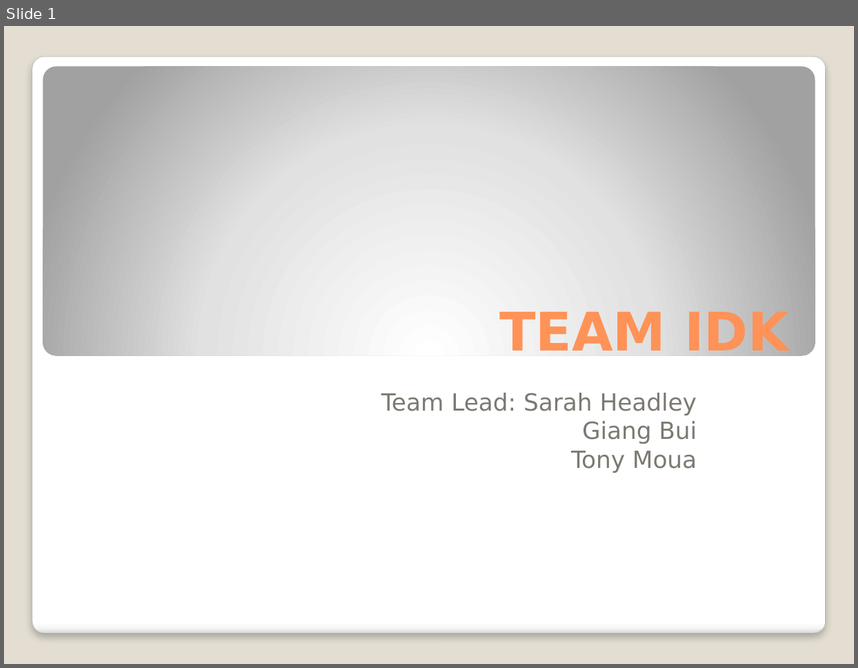
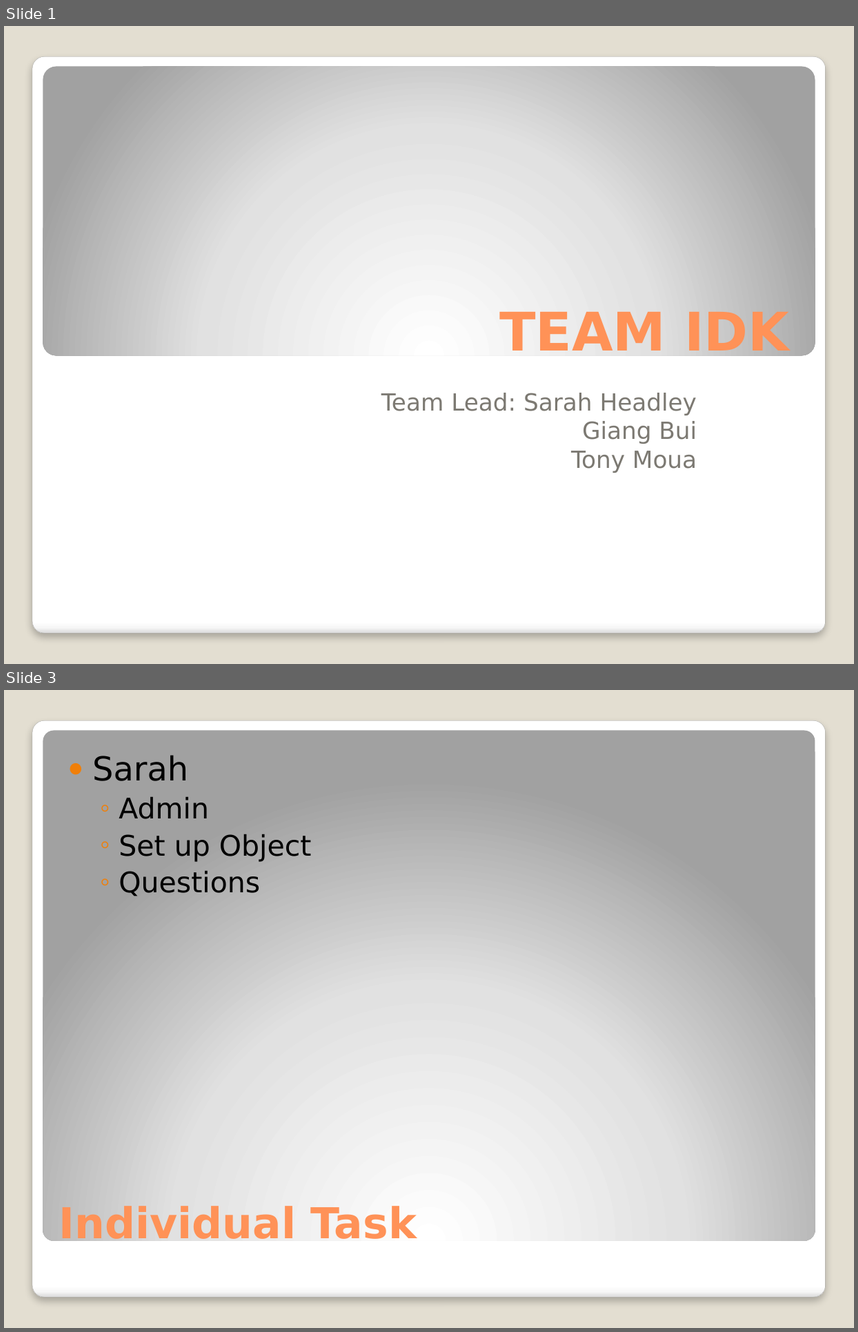
Before and after one commit to sarahbearmh/cscd350, a slide deck: TriviaMazePresentation.pptx. Shown one above the other, each under a label of ours: slide 1 before the commit, slides 1 and 3 after it; the slides between them are not shown. The pictures are 858x668 and 858x1332 pixels, drawn with LibreOffice and Linux fonts; fonts in the diff are those of the drawing. Boxes give left, top, right and bottom in pixels: in the first picture for what was removed or moved away, otherwise in the second. Text is boxed around its words. In the diff, an @@ line names an element or a change of style, - is before the commit and + after.

```diff
--- a/TriviaMazePresentation.pptx
+++ b/TriviaMazePresentation.pptx
@@ slide 3 added at (4,690,854,1328), background #E3DED1; not listed: 1 template element that a slide beside it also shows @@
@@ rounded rectangle added at (43,730,815,1240), fill gradient #FFFFFF to #E1E1E1 to #A2A2A2 @@
@@ text added at (92,755,312,896), 24 pt, text #000000 @@
+● Sarah
+  ◦ Admin
+  ◦ Set up Object
+  ◦ Questions
@@ title added at (59,1204,417,1248), 36 pt, text #FF9258, bold @@
+Individual Task
```
Also in this commit, not shown: 1 slide changed, 3 other slides added, 2 other files.
